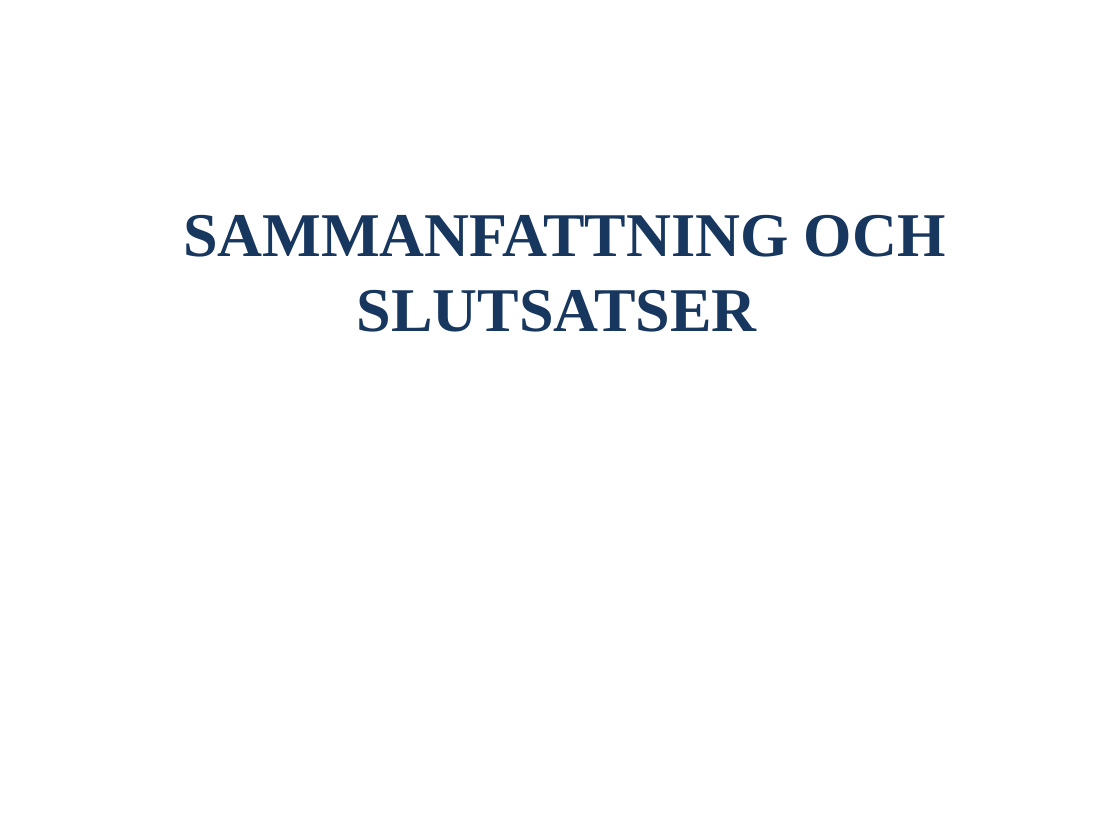
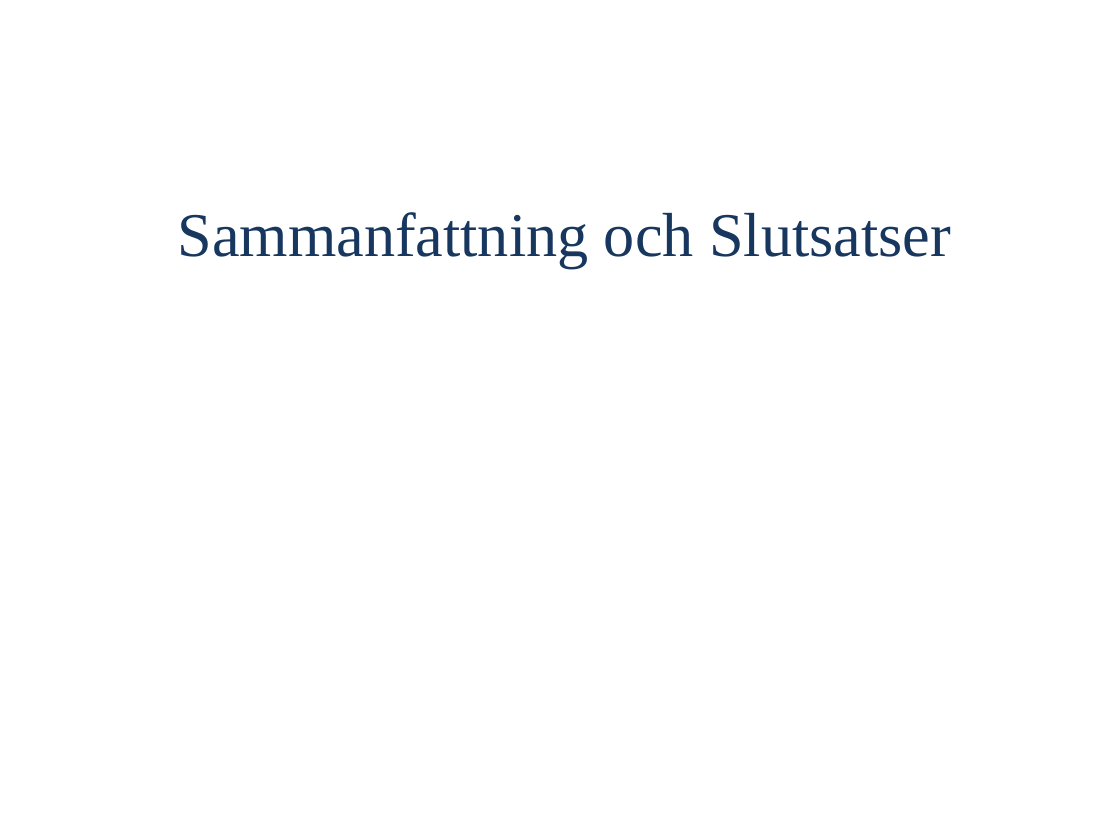
Before and after one commit to OliviaImner/thesis_document, a slide deck: slide 15 of Thesis/Presentation.pptx (slide 14 before the commit). Drawn at 1120x840 pixels with LibreOffice and Linux fonts; fonts in the diff are those of the drawing. Boxes give left, top, right and bottom in pixels: in the first picture for what was removed or moved away, otherwise in the second. Text is boxed around its words. In the diff, an @@ line names an element or a change of style, - is before the commit and + after.

```diff
--- a/Thesis/Presentation.pptx
+++ b/Thesis/Presentation.pptx
@@ text at [178, 212, 951, 269]: text changed; bold off @@
-SAMMANFATTNING OCH SLUTSATSER
+Sammanfattning och Slutsatser
```
Also in this commit, not shown: 8 other slides changed, 8 slides added, 3 slides removed.
